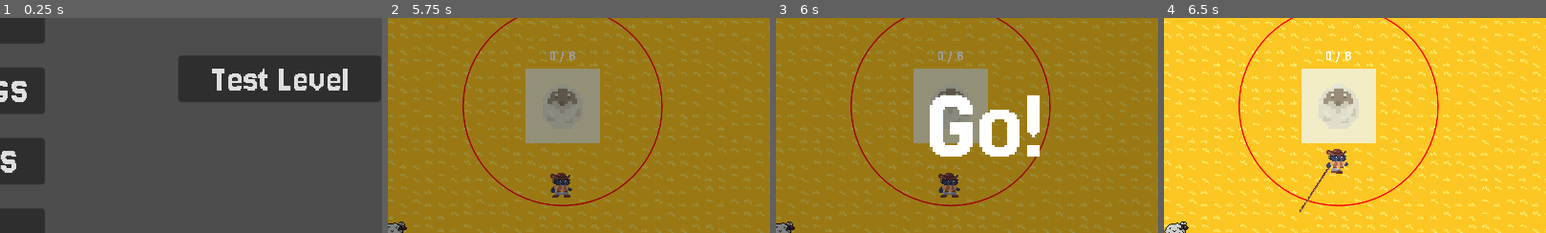
Above: before the commit, frames 1-4 (left to right).
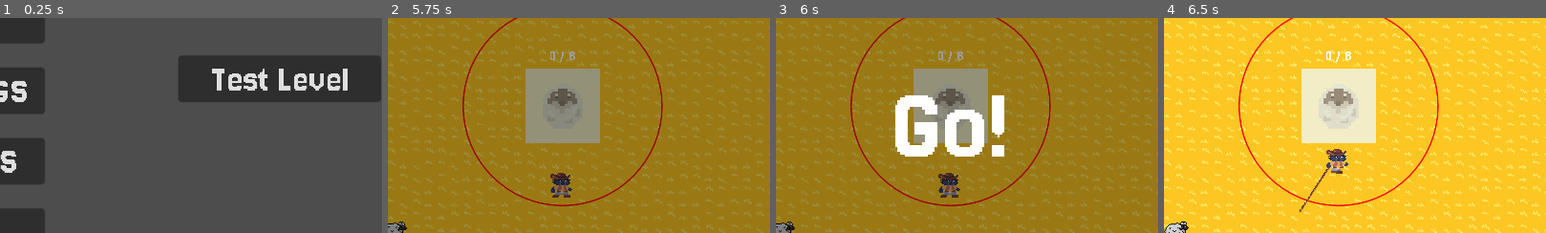
Above: after the commit, the same moments.

Repository: kinghos/GMTK-Game-Jam-2025
Game: Godot game, scene res://scenes/ui/menus/title_screen.tscn
Same seed, same stepped clock (60 frames per second), same inputs: the game is played once before the commit and once after it.
Inputs (mouse positions are % of the whole screen's width and height, from its top left):
- Up to frame 1 (0.25 s): no input
- Up to frame 2 (5.75 s): click "PLAY" at 0.5 s; click (95, 92) at 1.25 s; click (95, 92) at 2 s; click (96, 93) at 2.75 s; move the mouse to (72, 45) at 3.52 s; hold Right (Right) 3.53-4.28 s; hold Space (Kick) 3.53-4.28 s; click (72, 45) at 3.67 s; move the mouse to (30, 55) at 4.27 s; hold S (Down) 4.28-5.03 s; tap Space (Kick) at 4.35 s; move the mouse to (60, 28) at 5.02 s; hold Right (Right) from 5.03 s (still down); hold Space (Kick) from 5.03 s (still down)
- Up to frame 3 (6 s): move the mouse to (45, 70) at 5.77 s; release Right (Right) at 5.78 s; release Space (Kick) at 5.78 s; hold Up (Up) from 5.78 s (still down); tap Space (Kick) at 5.85 s; click (45, 70) at 5.92 s
- Up to frame 4 (6.5 s): keep holding Up (Up)
The pictures show only the part of the screen within x 27-77%, y 25-75%; the shares and areas given below are measured in that part.

Frames 1-2 are identical in both runs. In frame 3, 6.6% of the frame differs, in the area x 31-70%, y 36-65%; in frame 4, nothing differs.

Commit message:
Update start_countdown.tscn

Diff:
--- a/scenes/ui/gameplay/start_countdown.tscn
+++ b/scenes/ui/gameplay/start_countdown.tscn
@@ -80,7 +80,7 @@
 "times": PackedFloat32Array(3, 3.125),
 "transitions": PackedFloat32Array(1, 1),
 "update": 0,
-"values": [Vector2(-299.985, 411.5), Vector2(897.5, 411.5)]
+"values": [Vector2(-299.985, 411.5), Vector2(810, 411.5)]
 }
 tracks/4/type = "value"
 tracks/4/imported = false
@@ -136,7 +136,7 @@
 offset_left = -1090.0
 offset_top = -128.5
 offset_right = -965.0
-offset_bottom = 388.5
+offset_bottom = 128.5
 grow_horizontal = 2
 grow_vertical = 2
 theme = ExtResource("1_qd3t4")
@@ -154,13 +154,12 @@
 offset_left = -1090.0
 offset_top = -128.5
 offset_right = -965.0
-offset_bottom = 388.5
-grow_horizontal = 2
-grow_vertical = 2
-theme = ExtResource("1_qd3t4")
-theme_override_font_sizes/font_size = 256
-text = "2
-"
+offset_bottom = 128.5
+grow_horizontal = 2
+grow_vertical = 2
+theme = ExtResource("1_qd3t4")
+theme_override_font_sizes/font_size = 256
+text = "2"
 horizontal_alignment = 1
 
 [node name="1" type="Label" parent="ColorRect"]
@@ -173,7 +172,7 @@
 offset_left = -1090.0
 offset_top = -128.5
 offset_right = -965.0
-offset_bottom = 388.5
+offset_bottom = 128.5
 grow_horizontal = 2
 grow_vertical = 2
 theme = ExtResource("1_qd3t4")
@@ -188,10 +187,10 @@
 anchor_top = 0.5
 anchor_right = 0.5
 anchor_bottom = 0.5
-offset_left = -62.5
-offset_top = -128.5
-offset_right = 237.5
-offset_bottom = 388.5
+offset_left = -1259.98
+offset_top = -128.5
+offset_right = -959.985
+offset_bottom = 128.5
 grow_horizontal = 2
 grow_vertical = 2
 theme = ExtResource("1_qd3t4")
